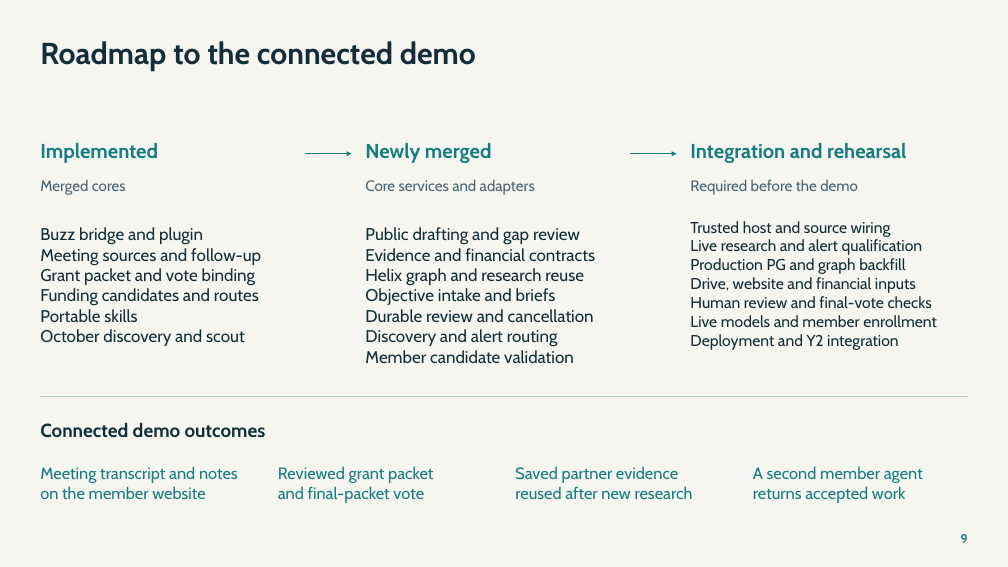
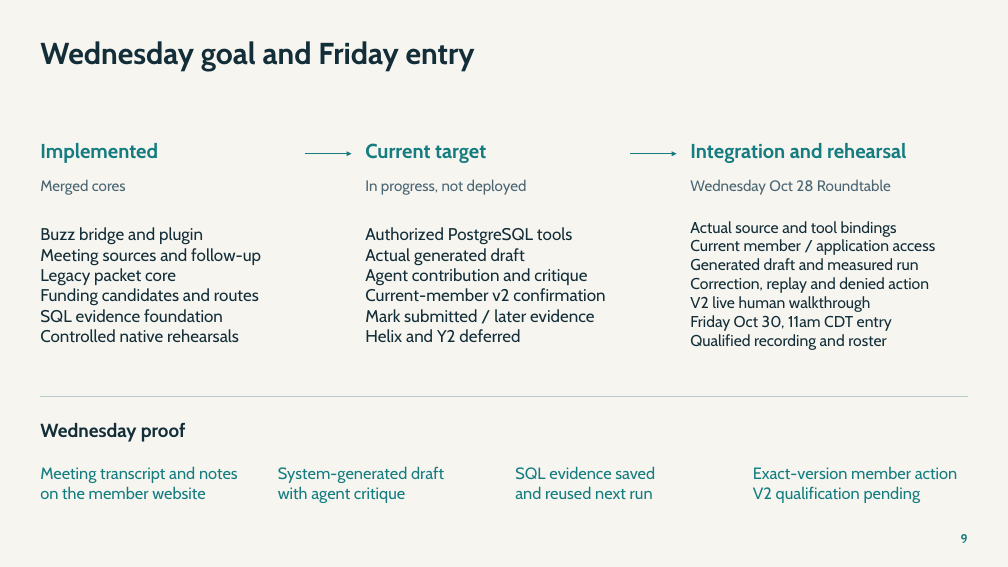
Before and after one commit to NetRxn/Inertia, a slide deck: slide 9 of Inertia-Architecture.pptx. Drawn at 1008x567 pixels with LibreOffice and Linux fonts; fonts in the diff are those of the drawing. Boxes give left, top, right and bottom in pixels: in the first picture for what was removed or moved away, otherwise in the second. Text is boxed around its words. In the diff, an @@ line names an element or a change of style, - is before the commit and + after.

Commit message:
docs: synchronize current member and Wednesday handoff contracts

```diff
--- a/Inertia-Architecture.pptx
+++ b/Inertia-Architecture.pptx
@@ text at [40, 41, 475, 71]: text changed @@
-Roadmap to the connected demo
+Wednesday goal and Friday entry
@@ text at [365, 143, 486, 163]: text changed @@
-Newly merged
+Current target
@@ text at [365, 179, 527, 195]: text changed @@
-Core services and adapters
+In progress, not deployed
@@ text at [690, 179, 891, 195]: text changed @@
-Required before the demo
+Wednesday Oct 28 Roundtable
@@ text at [365, 227, 605, 342]: text changed @@
-Public drafting and gap review
-Evidence and financial contracts
-Helix graph and research reuse
-Objective intake and briefs
-Durable review and cancellation
-Discovery and alert routing
-Member candidate validation
+Authorized PostgreSQL tools
+Actual generated draft
+Agent contribution and critique
+Current-member v2 confirmation
+Mark submitted / later evidence
+Helix and Y2 deferred
@@ text at [690, 221, 936, 350]: text changed @@
-Trusted host and source wiring
-Live research and alert qualification
-Production PG and graph backfill
-Drive, website and financial inputs
-Human review and final-vote checks
-Live models and member enrollment
-Deployment and Y2 integration
+Actual source and tool bindings
+Current member / application access
+Generated draft and measured run
+Correction, replay and denied action
+V2 live human walkthrough
+Friday Oct 30, 11am CDT entry
+Qualified recording and roster
@@ text at [40, 268, 176, 286]: text changed @@
-Grant packet and vote binding
+Legacy packet core
@@ text at [40, 309, 239, 342]: text changed @@
-Portable skills
-October discovery and scout
+SQL evidence foundation
+Controlled native rehearsals
@@ text at [40, 423, 186, 442]: text changed @@
-Connected demo outcomes
+Wednesday proof
@@ text at [278, 466, 444, 503]: text changed @@
-Reviewed grant packet
-and final-packet vote
+System-generated draft
+with agent critique
@@ text at [515, 466, 655, 499]: text changed @@
-Saved partner evidence
-reused after new research
+SQL evidence saved
+and reused next run
@@ text at [753, 466, 957, 503]: text changed @@
-A second member agent
-returns accepted work
+Exact-version member action
+V2 qualification pending
```
Also in this commit, not shown: 8 other slides changed, 22 other files.
